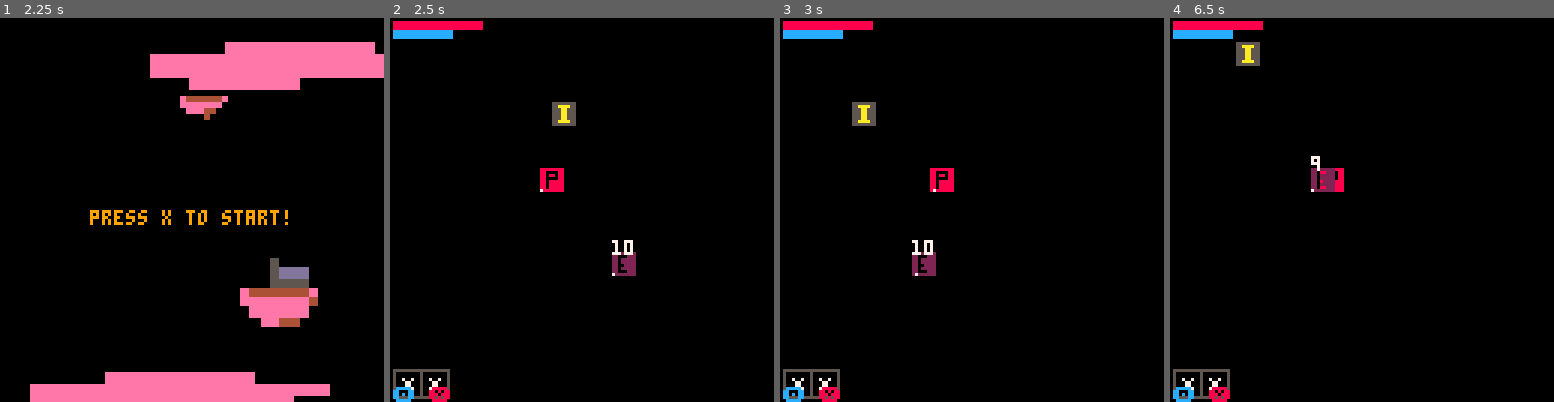
Above: before the commit, frames 1-4 (left to right).
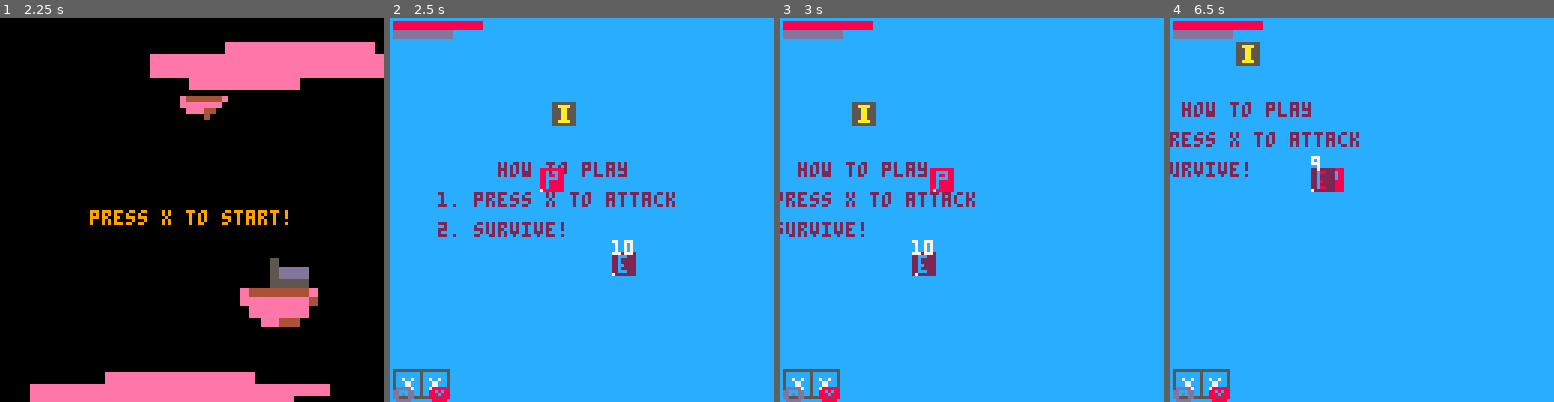
Above: after the commit, the same moments.

Repository: FrederikHR/GDB
Game: PICO-8 cartridge NewGame/main.p8
Same seed, same stepped clock (60 frames per second), same inputs: the game is played once before the commit and once after it.
Inputs:
- Up to frame 1 (2.25 s): tap X (X key) at 0.33, 1.07, 1.85 s; tap O (Z key) at 0.7, 1.7, 2.1 s; hold Right 1.6-2.1 s; hold Up from 2.15 s (still down)
- Up to frame 2 (2.5 s): release Up at 2.42 s; hold Right from 2.47 s (still down)
- Up to frame 3 (3 s): keep holding Right; tap O (Z key) at 2.5, 2.9 s; tap X (X key) at 2.97 s
- Up to frame 4 (6.5 s): release Right at 3.03 s; hold Left 3.08-3.58 s; tap O (Z key) every 0.4 s from 3.3 to 6.1 s; hold Down 3.63-3.97 s; hold Right 4.02-4.68 s; tap X (X key) at 4.08, 5.2, 6.32 s; hold Up 4.73-5.03 s; hold Left 5.08-5.68 s; hold Down 5.73-6.03 s; hold Right from 6.08 s (still down)

Frame 1 is identical in both runs. In frame 2, 98% of the frame differs, in the area x 0-100%, y 0-100%; in frame 3, 98%; in frame 4, 98%.

Commit message:
level 1 environment

Diff:
--- a/NewGame/scripts/scenes/game.lua
+++ b/NewGame/scripts/scenes/game.lua
@@ -1,18 +1,28 @@
 game_state={
     level=1
 }
+sprites={level_1=50, cloud=39}
+function game_init()
+    cls()
+    sfx(-1)
 
-function game_init()
-    sfx(-1)
+    background_spr=50
+    level_1_sx, level_1_sy = get_sspr_x_y(sprites["level_1"])
+
     menuitem(2,"inventory",function() inv_init() end)
     camera(0,0)
     _update=game_update
     _draw=game_draw
     spawn_item(70,40) --if you press <-/-> on inventory in pause menu, this happens again (not bug)
+
 end
 
 function game_draw()
-    cls()
+    cls(12)
+    sspr(level_1_sx,level_1_sy,8,8,0,0,154,154)
+    print("how to play", 50,60,2)
+    print("1. press x to attack", 30,70,2)
+    print("2. survive!", 30,80,2)
     camera(cx,cy)
     --map(0,0)
     --mset(0,0,32)
@@ -44,7 +54,7 @@
 
     --mana
     rectfill(cx+1,cy+4,cx+mbarx,cy+6,5)
-    rectfill(cx+1,cy+4,cx+current_player_mana()*mbarx,cy+6,12)
+    rectfill(cx+1,cy+4,cx+current_player_mana()*mbarx,cy+6,13)
 
     --weapons
     rect(wpos[1],wpos[2],wpos[3],wpos[4],5)
@@ -53,7 +63,7 @@
         draw_item(equipment[1],wpos[1]+1,wpos[2]+1)
         --spr(equipment[1].spr,wpos[1],wpos[2])
     end
-    print("🅾️",wpos[1],wpos[2]+6,12)
+    print("🅾️",wpos[1],wpos[2]+6,13)
 
     if equipment[1].spr !="none" then
         draw_item(equipment[2],wpos[1]+SZ+2,wpos[2]+1)
